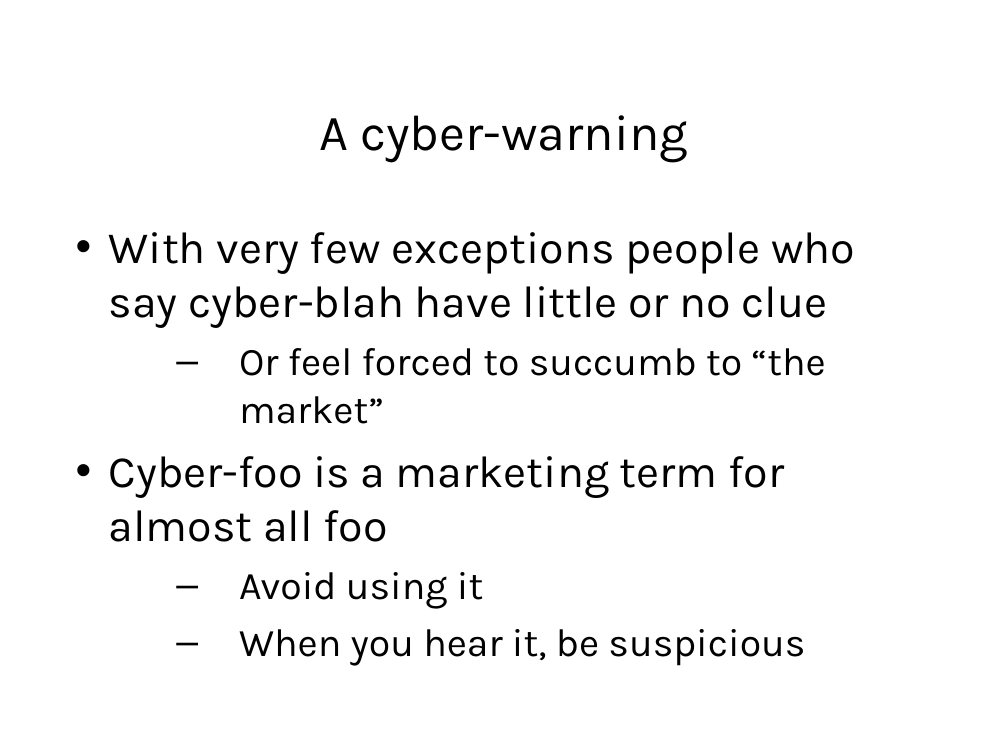
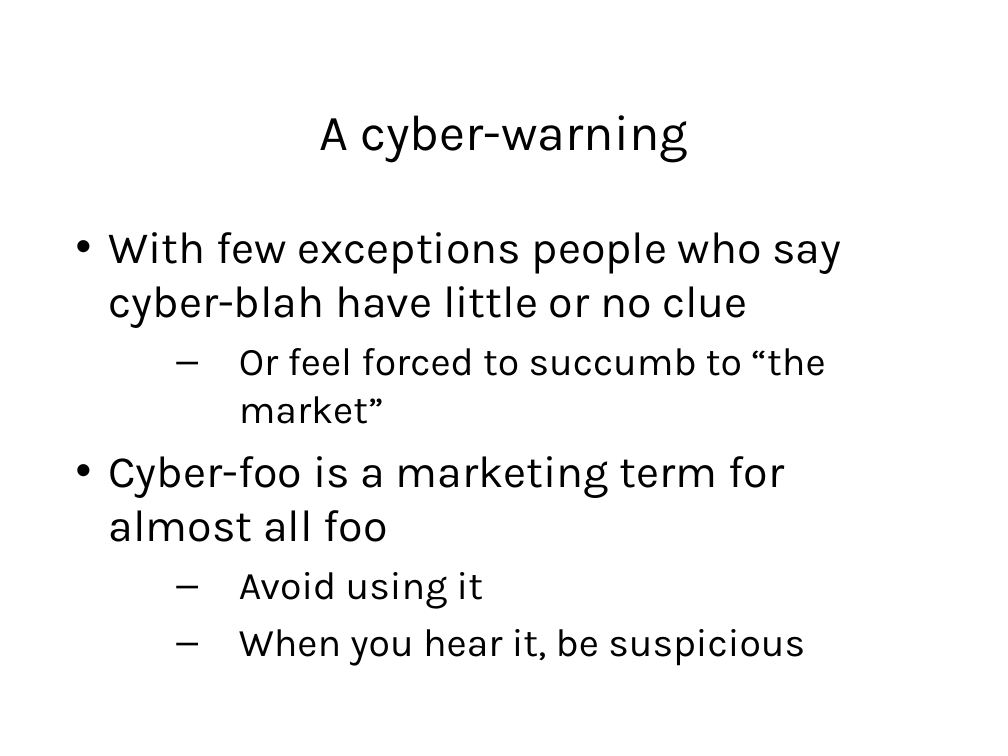
Before and after one commit to sftcd/cs7053, a slide deck: slide 20 of 2016lectures/01-intro.ppt. Drawn at 1008x756 pixels with LibreOffice and Linux fonts; fonts in the diff are those of the drawing. Boxes give left, top, right and bottom in pixels: in the first picture for what was removed or moved away, otherwise in the second. Text is boxed around its words. In the diff, an @@ line names an element or a change of style, - is before the commit and + after.

```diff
--- a/2016lectures/01-intro.ppt
+++ b/2016lectures/01-intro.ppt
@@ text at (108, 232, 841, 328): text changed @@
-• With very few exceptions people who say cyber-blah have little or no clue
+• With few exceptions people who say cyber-blah have little or no clue
```
Also in this commit, not shown: 10 other slides changed, 2 other files.
